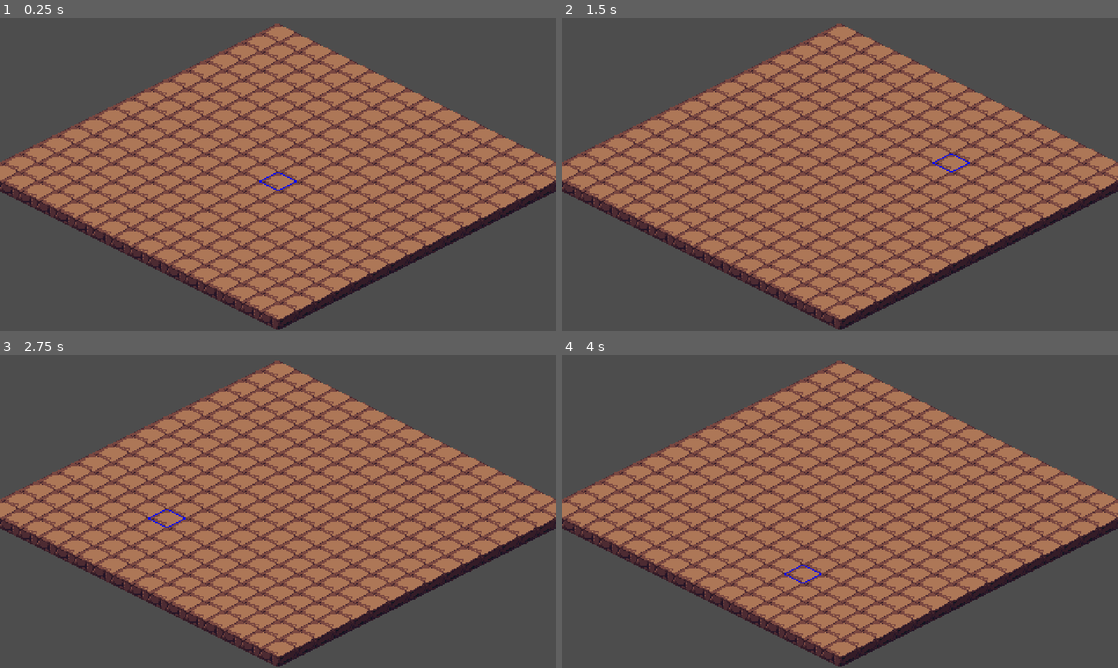
Above: before the commit, frames 1-4 (two rows, left to right).
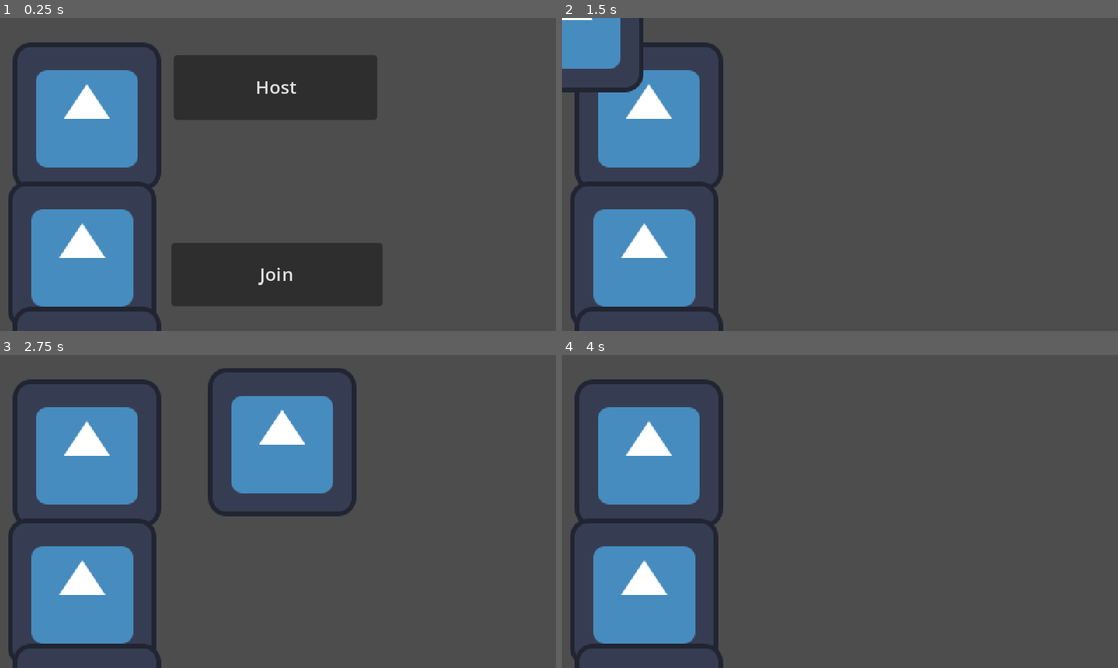
Above: after the commit, the same moments.

Repository: CodingMan275/gunslinger
Game: Godot game, scene res://world.tscn
Same seed, same stepped clock (60 frames per second), same inputs: the game is played once before the commit and once after it. Before the commit the project starts from res://node_2d.tscn. The engine's default icon, where the game draws it, is replaced by a stand-in: a white triangle on a blue panel in a dark square.
Inputs (mouse positions are in pixels of both pictures, inside the frame that each line leads up to):
- Up to frame 1 (0.25 s): no input
- Up to frame 2 (1.5 s): click (840, 86) at 0.5 s, where only the run after the commit has a clickable "Host"; tap Enter at 1.25 s; move the mouse to (962, 158) at 1.27 s; hold Right (Move_Right, bound only after the commit) from 1.28 s (still down)
- Up to frame 3 (2.75 s): move the mouse to (166, 527) at 2.02 s; release Right (Move_Right, bound only after the commit) at 2.03 s; hold Down (Move_Down, bound only after the commit) from 2.03 s (still down)
- Up to frame 4 (4 s): move the mouse to (895, 442) at 2.77 s; release Down (Move_Down, bound only after the commit) at 2.78 s; hold Right (Move_Right, bound only after the commit) 2.78-3.53 s; move the mouse to (812, 574) at 3.52 s; hold Up (Move_Up, bound only after the commit) from 3.53 s (still down)

The runs differ from the first frame. In frame 1, 63% of the frame differs, in the area x 0-100%, y 1-100%; in frame 2, 64%, in the area x 0-100%, y 0-100%; in frame 3, 63%; in frame 4, 63%.

Commit message:
LAN Test

Diff:
--- /dev/null
+++ b/Player.tscn
@@ -0,0 +1,25 @@
+[gd_scene load_steps=5 format=3 uid="uid://x0tek8t1bewj"]
+
+[ext_resource type="Script" path="res://player.gd" id="1_1tt28"]
+[ext_resource type="Texture2D" uid="uid://wpqjamy8nklp" path="res://icon.svg" id="1_37ojv"]
+
+[sub_resource type="CircleShape2D" id="CircleShape2D_jco3y"]
+radius = 50.1597
+
+[sub_resource type="SceneReplicationConfig" id="SceneReplicationConfig_42imv"]
+properties/0/path = NodePath(".:position")
+properties/0/spawn = true
+properties/0/replication_mode = 1
+
+[node name="Player" type="CharacterBody2D"]
+collision_layer = 2
+script = ExtResource("1_1tt28")
+
+[node name="Sprite2D" type="Sprite2D" parent="."]
+texture = ExtResource("1_37ojv")
+
+[node name="CollisionShape2D" type="CollisionShape2D" parent="."]
+shape = SubResource("CircleShape2D_jco3y")
+
+[node name="MultiplayerSynchronizer" type="MultiplayerSynchronizer" parent="."]
+replication_config = SubResource("SceneReplicationConfig_42imv")
--- /dev/null
+++ b/lan.tscn
@@ -0,0 +1,15 @@
+[gd_scene format=3 uid="uid://h12oe1sbbxye"]
+
+[node name="LAN" type="Node2D"]
+
+[node name="CanvasLayer" type="CanvasLayer" parent="."]
+
+[node name="Host" type="Button" parent="CanvasLayer"]
+offset_right = 8.0
+offset_bottom = 8.0
+text = "Host"
+
+[node name="Join" type="Button" parent="CanvasLayer"]
+offset_right = 8.0
+offset_bottom = 8.0
+text = "Join"
--- /dev/null
+++ b/player.gd
@@ -0,0 +1,34 @@
+extends CharacterBody2D
+
+#movement stuff
+const Friction = 500
+const MAX_SPEED = 300
+const ACCELERATIOB = 300
+
+
+func _enter_tree():
+	set_multiplayer_authority(name.to_int())
+
+
+func _physics_process(delta):
+	move(delta)
+
+
+func move(delta):
+	var input_vector = Input.get_vector("Move_Left","Move_Right","Move_Up","Move_Down")
+	if input_vector == Vector2.ZERO:
+		apply_fric(Friction * delta)
+	else:
+		apply_movement(input_vector * ACCELERATIOB * delta)
+	move_and_slide()
+
+
+func apply_fric(amount):
+	if velocity.length() > amount:
+		velocity -= velocity.normalized() * amount
+	else:
+		velocity = Vector2.ZERO
+
+func apply_movement(Accel):
+	velocity += Accel
+	velocity = velocity.limit_length(MAX_SPEED)
--- a/project.godot
+++ b/project.godot
@@ -11,7 +11,7 @@
 [application]
 
 config/name="GunSlinger"
-run/main_scene="res://node_2d.tscn"
+run/main_scene="res://world.tscn"
 config/features=PackedStringArray("4.3", "Forward Plus")
 config/icon="res://icon.svg"
 
@@ -23,6 +23,29 @@
 window/size/window_height_override=810
 window/stretch/mode="canvas_items"
 
+[input]
+
+Move_Up={
+"deadzone": 0.5,
+"events": [Object(InputEventKey,"resource_local_to_scene":false,"resource_name":"","device":0,"window_id":0,"alt_pressed":false,"shift_pressed":false,"ctrl_pressed":false,"meta_pressed":false,"pressed":false,"keycode":0,"physical_keycode":4194320,"key_label":0,"unicode":0,"location":0,"echo":false,"script":null)
+]
+}
+Move_Down={
+"deadzone": 0.5,
+"events": [Object(InputEventKey,"resource_local_to_scene":false,"resource_name":"","device":0,"window_id":0,"alt_pressed":false,"shift_pressed":false,"ctrl_pressed":false,"meta_pressed":false,"pressed":false,"keycode":0,"physical_keycode":4194322,"key_label":0,"unicode":0,"location":0,"echo":false,"script":null)
+]
+}
+Move_Left={
+"deadzone": 0.5,
+"events": [Object(InputEventKey,"resource_local_to_scene":false,"resource_name":"","device":0,"window_id":0,"alt_pressed":false,"shift_pressed":false,"ctrl_pressed":false,"meta_pressed":false,"pressed":false,"keycode":0,"physical_keycode":4194319,"key_label":0,"unicode":0,"location":0,"echo":false,"script":null)
+]
+}
+Move_Right={
+"deadzone": 0.5,
+"events": [Object(InputEventKey,"resource_local_to_scene":false,"resource_name":"","device":-1,"window_id":0,"alt_pressed":false,"shift_pressed":false,"ctrl_pressed":false,"meta_pressed":false,"pressed":false,"keycode":0,"physical_keycode":4194321,"key_label":0,"unicode":0,"location":0,"echo":false,"script":null)
+]
+}
+
 [rendering]
 
 textures/canvas_textures/default_texture_filter=0
--- /dev/null
+++ b/world.gd
@@ -0,0 +1,35 @@
+extends Node2D
+
+var peer = ENetMultiplayerPeer.new()
+@export var player_scene : PackedScene
+
+
+func _on_host_pressed() -> void:
+	peer.create_server(1027)
+	multiplayer.multiplayer_peer = peer
+	multiplayer.peer_connected.connect(add_player)
+	add_player()
+	$CanvasLayer.hide()
+
+func _on_join_pressed() -> void:
+	peer.create_client("192.168.192.103", 1027)
+	multiplayer.multiplayer_peer = peer
+	$CanvasLayer.hide()
+
+func add_player(id = 1):
+	var player = player_scene.instantiate()
+	player.name = str(id)
+	call_deferred("add_child", player)
+
+func exit_game(id):
+	multiplayer.peer_disconnected.connect(del_player)
+	del_player(id)
+
+func del_player(id):
+	rpc("_del_player", id)
+
+@rpc("any_peer","call_local")
+
+func _del_player(id):
+	#deletes node
+	get_node(str(id)).queue_free()
--- /dev/null
+++ b/world.tscn
@@ -0,0 +1,66 @@
+[gd_scene load_steps=4 format=3 uid="uid://bjlifhwwfo2ta"]
+
+[ext_resource type="PackedScene" uid="uid://x0tek8t1bewj" path="res://Player.tscn" id="1_u463c"]
+[ext_resource type="Script" path="res://world.gd" id="1_v3250"]
+[ext_resource type="Texture2D" uid="uid://wpqjamy8nklp" path="res://icon.svg" id="3_dqxuo"]
+
+[node name="World" type="Node2D"]
+script = ExtResource("1_v3250")
+player_scene = ExtResource("1_u463c")
+
+[node name="CanvasLayer" type="CanvasLayer" parent="."]
+
+[node name="Host" type="Button" parent="CanvasLayer"]
+anchors_preset = -1
+anchor_left = 0.312
+anchor_top = 0.136
+anchor_right = 0.68
+anchor_bottom = 0.324
+offset_left = 0.575989
+offset_top = -5.12801
+offset_right = -0.359985
+offset_bottom = 0.0480042
+text = "Host"
+
+[node name="Join" type="Button" parent="CanvasLayer"]
+anchors_preset = -1
+anchor_left = 0.309
+anchor_top = 0.719
+anchor_right = 0.688
+anchor_bottom = 0.921
+offset_left = 0.0319824
+offset_top = 0.0879822
+offset_right = 0.42395
+offset_bottom = 0.191956
+text = "Join"
+
+[node name="MultiplayerSpawner" type="MultiplayerSpawner" parent="."]
+_spawnable_scenes = PackedStringArray("res://Player.tscn")
+spawn_path = NodePath("..")
+
+[node name="Icon" type="Sprite2D" parent="."]
+position = Vector2(75, 85)
+texture = ExtResource("3_dqxuo")
+
+[node name="Icon3" type="Sprite2D" parent="."]
+position = Vector2(71, 205)
+texture = ExtResource("3_dqxuo")
+
+[node name="Icon4" type="Sprite2D" parent="."]
+position = Vector2(75, 313)
+texture = ExtResource("3_dqxuo")
+
+[node name="Icon5" type="Sprite2D" parent="."]
+position = Vector2(73, 427)
+texture = ExtResource("3_dqxuo")
+
+[node name="Icon6" type="Sprite2D" parent="."]
+position = Vector2(75, 529)
+texture = ExtResource("3_dqxuo")
+
+[node name="Icon7" type="Sprite2D" parent="."]
+position = Vector2(73, 621)
+texture = ExtResource("3_dqxuo")
+
+[connection signal="pressed" from="CanvasLayer/Host" to="." method="_on_host_pressed"]
+[connection signal="pressed" from="CanvasLayer/Join" to="." method="_on_join_pressed"]
